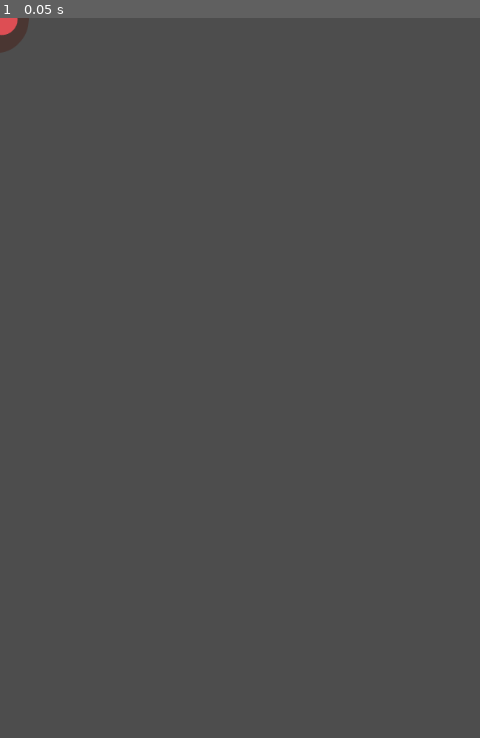
Above: before the commit, frame 1.
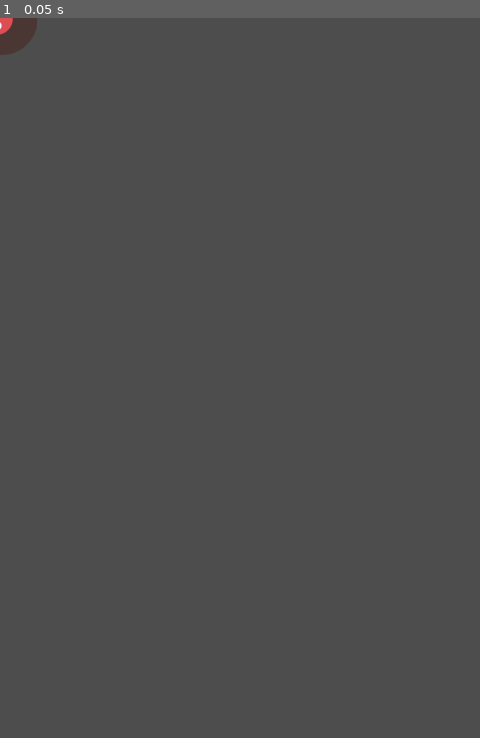
Above: after the commit, the same moment.

Repository: DevinReid/MyFirstGodotProject
Game: Godot game, scene res://mob.tscn
The game is run twice, just before and just after one commit, with the same random seed, the same clock (stepped at 60 frames per second) and the same inputs. The project has no main scene, so this scene is started directly.
Inputs:
- Up to frame 1 (0.05 s): no input

The runs differ from the first frame. In frame 1, 0.1% of the frame differs, in the area x 0-8%, y 0-6%.

Commit message:
add main node

Diff:
--- a/Player.tscn
+++ b/Player.tscn
@@ -35,15 +35,15 @@
 radius = 27.0
 height = 70.0
 
-[node name="Player" type="Area2D"]
+[node name="player" type="Area2D"]
 position = Vector2(-26, -13)
-script = ExtResource("1_cx020")
+script = ExtResource("1_eyh36")
 metadata/_edit_group_ = true
 
 [node name="AnimatedSprite2D" type="AnimatedSprite2D" parent="."]
 scale = Vector2(0.5, 0.5)
 sprite_frames = SubResource("SpriteFrames_78ovd")
-animation = &"up"
+animation = &"walk"
 
 [node name="CollisionShape2D" type="CollisionShape2D" parent="."]
 shape = SubResource("CapsuleShape2D_beouu")
--- /dev/null
+++ b/main.tscn
@@ -0,0 +1,19 @@
+[gd_scene load_steps=2 format=3 uid="uid://fmwjyefiqp6h"]
+
+[ext_resource type="PackedScene" uid="uid://cituc7jnp0xjv" path="res://Player.tscn" id="1_7k31n"]
+
+[node name="Main" type="Node"]
+
+[node name="player" parent="." instance=ExtResource("1_7k31n")]
+
+[node name="ScoreTimer" type="Timer" parent="."]
+
+[node name="MobTimer" type="Timer" parent="."]
+wait_time = 0.5
+
+[node name="StartTimer" type="Timer" parent="."]
+wait_time = 2.0
+one_shot = true
+
+[node name="StartPosition" type="Marker2D" parent="."]
+position = Vector2(240, 450)
--- /dev/null
+++ b/mob.gd
@@ -0,0 +1,14 @@
+extends RigidBody2D
+
+
+# Called when the node enters the scene tree for the first time.
+func _ready():
+	var mob_types = $AnimatedSprite2D.sprite_frames.get_animation_names()
+	$AnimatedSprite2D.play(mob_types[randi() % mob_types.size()])
+
+func _on_visible_on_screen_notifier_2d_screen_exited():
+	queue_free()
+
+# Called every frame. 'delta' is the elapsed time since the previous frame.
+func _process(delta):
+	pass
--- a/mob.tscn
+++ b/mob.tscn
@@ -1,6 +1,7 @@
-[gd_scene load_steps=9 format=3 uid="uid://cffpl7h10b088"]
+[gd_scene load_steps=10 format=3 uid="uid://cffpl7h10b088"]
 
 [ext_resource type="Texture2D" uid="uid://cwl1b1sud3gkp" path="res://art/enemyFlyingAlt_1.png" id="1_tfnn6"]
+[ext_resource type="Script" path="res://mob.gd" id="1_wj4cp"]
 [ext_resource type="Texture2D" uid="uid://dkvy18ih6w3tu" path="res://art/enemyFlyingAlt_2.png" id="2_hyttl"]
 [ext_resource type="Texture2D" uid="uid://cfi2786uvmytf" path="res://art/enemySwimming_1.png" id="3_joot3"]
 [ext_resource type="Texture2D" uid="uid://ba8nnos16rjnd" path="res://art/enemySwimming_2.png" id="4_xtxxl"]
@@ -8,8 +9,8 @@
 [ext_resource type="Texture2D" uid="uid://bvxhkr503h0ds" path="res://art/enemyWalking_2.png" id="6_d2jt8"]
 
 [sub_resource type="CapsuleShape2D" id="CapsuleShape2D_36mrn"]
-radius = 56.0
-height = 112.0
+radius = 36.0
+height = 106.0
 
 [sub_resource type="SpriteFrames" id="SpriteFrames_yyto1"]
 animations = [{
@@ -51,6 +52,7 @@
 position = Vector2(-12, 1)
 collision_mask = 0
 gravity_scale = 0.0
+script = ExtResource("1_wj4cp")
 metadata/_edit_group_ = true
 
 [node name="CollisionShape2D" type="CollisionShape2D" parent="."]
@@ -61,6 +63,5 @@
 scale = Vector2(0.75, 0.75)
 sprite_frames = SubResource("SpriteFrames_yyto1")
 animation = &"fly"
-frame_progress = 0.266511
 
 [node name="VisibleOnScreenEnabler2D" type="VisibleOnScreenEnabler2D" parent="."]
Not shown: 2 places in Player.tscn that only renumber resources
